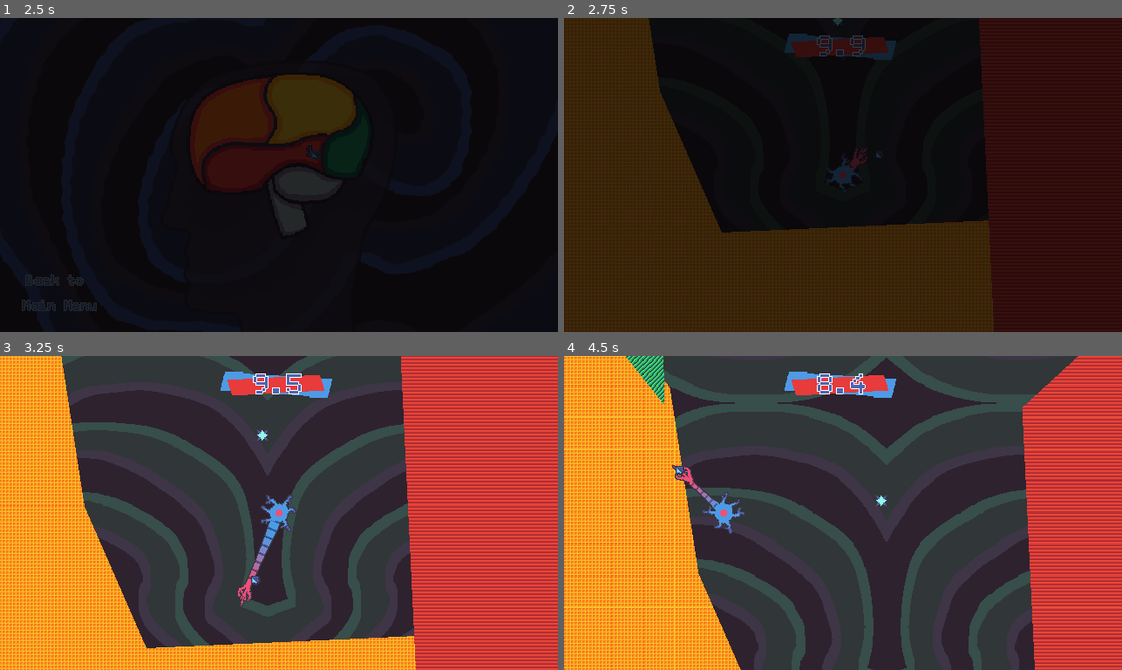
Above: before the commit, frames 1-4 (two rows, left to right).
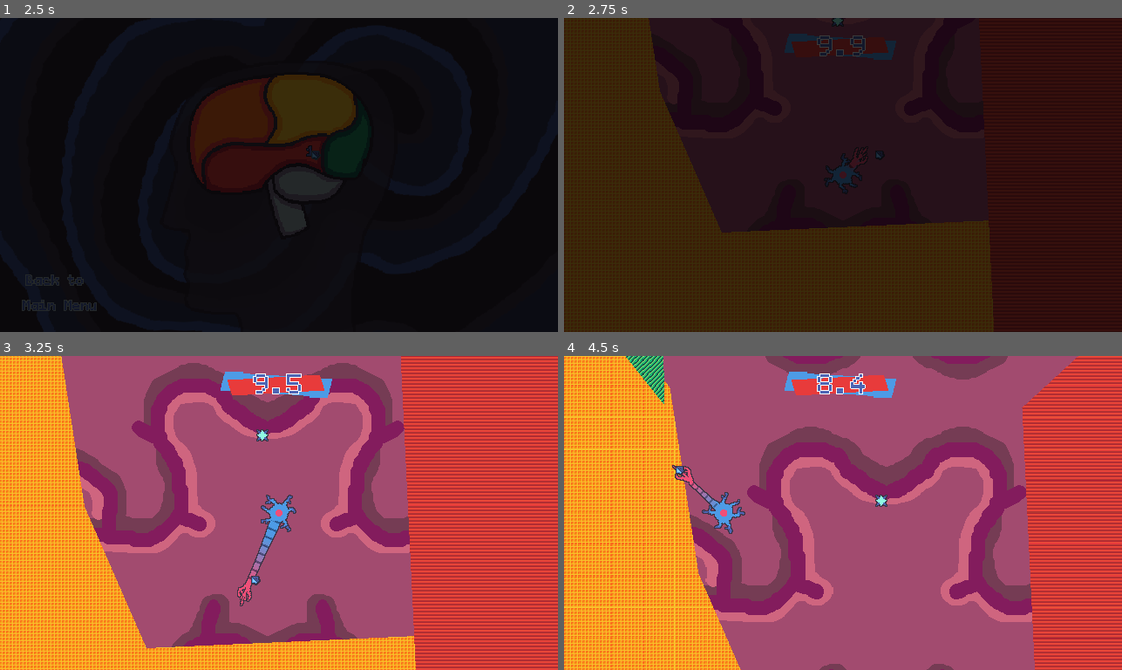
Above: after the commit, the same moments.

Repository: bnhrl/MomentumIsEverythingCountDown
Game: Godot game, scene res://Game/MainMenu/main_menu.tscn
Two runs of this game, one before a commit and one after it. Both use one fixed random seed, a clock stepped at 60 frames per second and the inputs below.
Inputs (mouse positions are in pixels of both pictures, inside the frame that each line leads up to):
- Up to frame 1 (2.5 s): move the mouse to (267, 225) at 0.52 s; hold D (right) 0.53-1.28 s; click (267, 225) at 0.6 s; move the mouse to (61, 291) at 1.27 s; hold S (down) 1.28-2.03 s; click (61, 291) at 1.35 s; move the mouse to (312, 149) at 2.02 s; hold D (right) from 2.03 s (still down); click (312, 149) at 2.1 s
- Up to frame 2 (2.75 s): keep holding D (right)
- Up to frame 3 (3.25 s): move the mouse to (251, 575) at 2.77 s; release D (right) at 2.78 s; hold W (up) from 2.78 s (still down); click (251, 575) at 2.85 s
- Up to frame 4 (4.5 s): move the mouse to (1010, 560) at 3.52 s; release W (up) at 3.53 s; hold A (left) from 3.53 s (still down); click (1010, 560) at 3.6 s; move the mouse to (675, 465) at 4.27 s; click (675, 465) at 4.35 s

Frame 1 is identical in both runs. In frame 2, 23% of the frame differs, in the area x 15-77%, y 0-69%; in frame 3, 49%; in frame 4, 59%, in the area x 17-93%, y 0-100%.

Commit message:
Added more backgrounds

Diff:
--- a/Game/Levels/Level1/level_1.tscn
+++ b/Game/Levels/Level1/level_1.tscn
@@ -6,6 +6,7 @@
 [ext_resource type="Texture2D" uid="uid://cat2u7ayswtl" path="res://Game/PolygonWalls/WallSprites/yellow_tile.png" id="4_kv67y"]
 [ext_resource type="Texture2D" uid="uid://c81s1ubrggj8m" path="res://Game/PolygonWalls/WallSprites/green_tile.png" id="5_t2k4w"]
 [ext_resource type="Texture2D" uid="uid://pq46efnl0ptf" path="res://Game/PolygonWalls/WallSprites/red_tile.png" id="6_hujse"]
+[ext_resource type="Texture2D" uid="uid://bs8j4ds8qc7y4" path="res://Assets/Textures/background_3.png" id="7_3uww5"]
 [ext_resource type="PackedScene" uid="uid://c2mrm5rc4nnir" path="res://Game/GrapplePoints/grapple_point.tscn" id="7_86ce5"]
 [ext_resource type="PackedScene" uid="uid://b26pe4dttgfvl" path="res://Game/DeathPits/death_pit.tscn" id="8_8b55i"]
 [ext_resource type="PackedScene" uid="uid://b4ofsy8drss" path="res://Game/CompletionZone/completion_zone.tscn" id="8_tlwvc"]
@@ -24,6 +25,11 @@
 shader = ExtResource("3_3uww5")
 shader_parameter/tile_texture = ExtResource("6_hujse")
 shader_parameter/tile_size = Vector2(16, 16)
+
+[sub_resource type="ShaderMaterial" id="ShaderMaterial_kv67y"]
+shader = ExtResource("3_3uww5")
+shader_parameter/tile_texture = ExtResource("7_3uww5")
+shader_parameter/tile_size = Vector2(720, 1280)
 
 [sub_resource type="NavigationPolygon" id="NavigationPolygon_8b55i"]
 vertices = PackedVector2Array(1891, 1250, 1817.0938, 1250.0234, 1891, 978.5781, 981.4297, 934.2031, 924.2969, 827.7578, …(905 unchanged characters)…
@@ -59,6 +65,9 @@
 position = Vector2(708, 1124)
 polygon = PackedVector2Array(72, 101, 534, 80, 271, -188, 169, -378, -90, -577, -197, -479, -171, 58)
 
+[node name="Background" parent="." index="5" unique_id=675105712]
+material = SubResource("ShaderMaterial_kv67y")
+
 [node name="NavigationRegion" parent="." index="6" unique_id=517625210]
 visible = false
 navigation_polygon = SubResource("NavigationPolygon_8b55i")
Binary file added: Assets/Textures/background_1.png
Not shown, added: Assets/Textures/background_1.png.import
Binary file added: Assets/Textures/background_2.png
Not shown, added: Assets/Textures/background_2.png.import
Binary file added: Assets/Textures/background_3.png
Not shown, added: Assets/Textures/background_3.png.import
